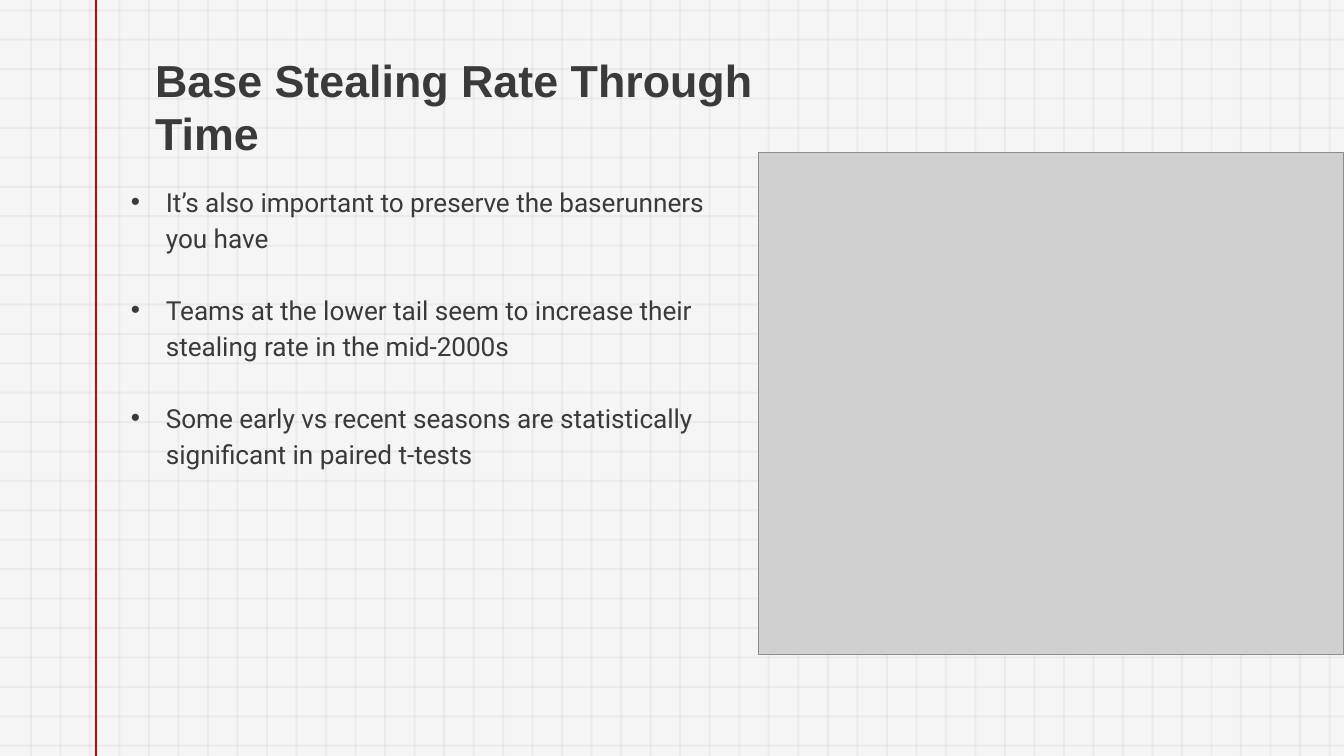
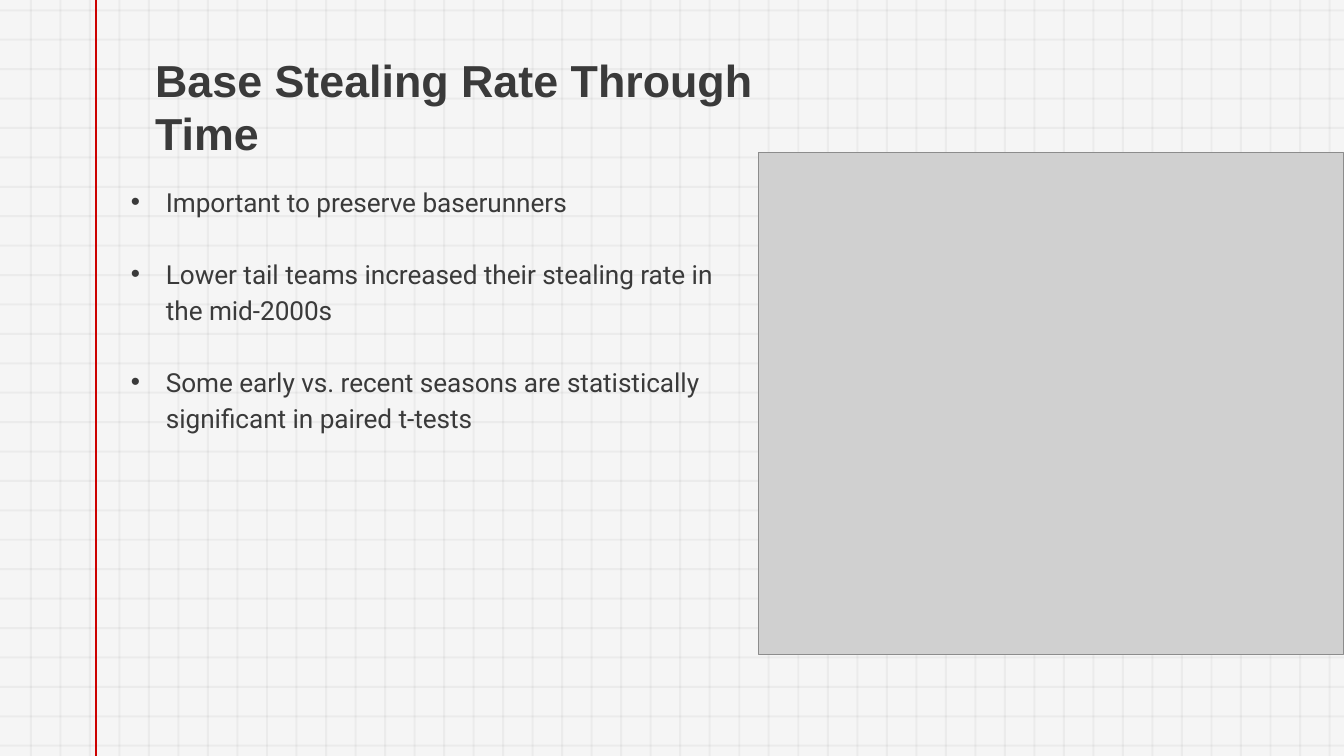
Before and after one commit to DanPaine/DanPaine.github.io, a slide deck: slide 7 of images/The Effect of Moneyball on Major League Baseball.pptx. Drawn at 1344x756 pixels with LibreOffice and Linux fonts; fonts in the diff are those of the drawing; grey boxes stand for pictures. Boxes give left, top, right and bottom in pixels: in the first picture for what was removed or moved away, otherwise in the second. Text is boxed around its words. In the diff, an @@ line names an element or a change of style, - is before the commit and + after.

```diff
--- a/images/The Effect of Moneyball on Major League Baseball.pptx
+++ b/images/The Effect of Moneyball on Major League Baseball.pptx
@@ text at (x1=166, y1=192, x2=713, y2=434): text changed @@
-• It’s also important to preserve the baserunners you have
-• Teams at the lower tail seem to increase their stealing rate in the mid-2000s
-• Some early vs recent seasons are statistically significant in paired t-tests
+• Important to preserve baserunners
+• Lower tail teams increased their stealing rate in the mid-2000s
+• Some early vs. recent seasons are statistically significant in paired t-tests
```
Also in this commit, not shown: 9 other slides changed.
